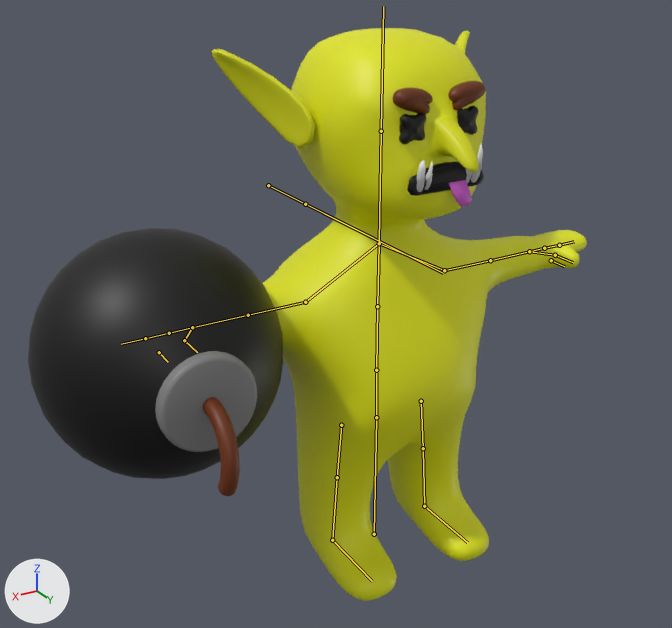
The glTF model Assets/Goblins/BombGoblin.glb: old version first, new version second.
The view is the same before and after, from a 50 mm lens placed at (0.872, 1.302, 1.157), pointed at (0.146, 0.092, 0.552). Lighting does not change. The marker at lower left points along +X, +Y and +Z. The bones that bend it are drawn over the model as lines.

Names of what the first picture shows: 'AngryEyebrows.Object', 'Bomb.Object', 'DeathEyes.Object', 'DeathMouth.Object', 'Eyes.Object', 'GoblinEars.Object', 'GoblinTemplate.Object', 'NeutralEyebrows.Object', 'NeutralMouth.Object'.
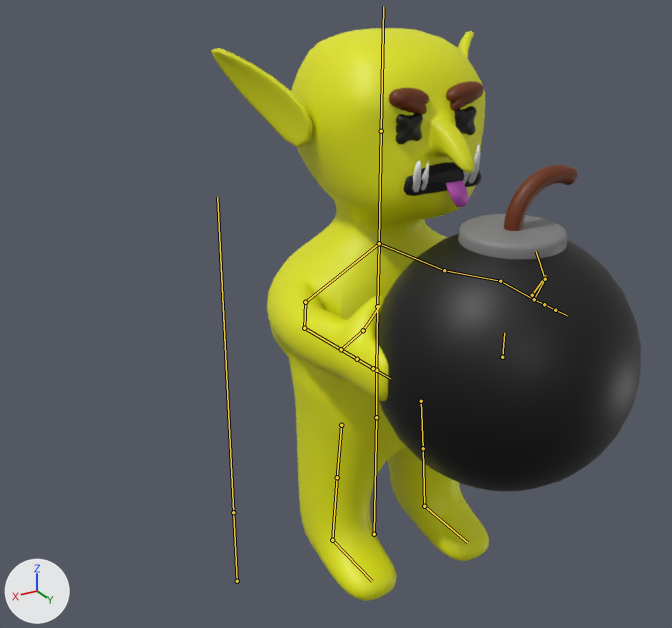
Commit message: bomb goblin fix

The newer file adds an action. The first version stands in its rest pose; the second is drawn at frame 10 of the action 'GoblinBomberIdle'.

Location of each change, [x1, y1, x2, y2] in pixels of the pictures (672 x 628 px):
'Bomb.Object', posed (22% taller)
    before: [28, 228, 283, 496]
    after: [376, 165, 641, 492]
'GoblinTemplate.Object', posed (31% narrower)
    before: [263, 28, 587, 601]
    after: [267, 28, 489, 601]
'GoblinEars.Object', posed
    before: [211, 30, 470, 148]
    after: [211, 31, 474, 148]
'DeathMouth.Object', posed
    before: [407, 158, 484, 207]
    after: [446, 181, 469, 207]
'DeathEyes.Object', posed
    before: [399, 106, 478, 144]
    after: [396, 106, 477, 144]
'NeutralEyebrows.Object', posed
    before: [393, 81, 485, 106]
    after: [389, 81, 483, 107]
'NeutralMouth.Object', posed
    before: [409, 143, 483, 188]
    after: [405, 143, 480, 189]
'AngryEyebrows.Object', posed
    before: [393, 81, 485, 114]
    after: [389, 82, 483, 114]
'Eyes.Object', posed
    before: [399, 108, 473, 134]
    after: [396, 109, 471, 135]
bone 'UpperArm.Bone.L', root to tip
    before: (444, 270) to (490, 260)
    after: (444, 270) to (500, 281)
bone 'LowerArm.Bone.L', root to tip
    before: (490, 260) to (529, 251)
    after: (500, 281) to (534, 299)
bone 'UpperHand.Bone.L', root to tip
    before: (529, 251) to (544, 248)
    after: (534, 299) to (544, 304)
bone 'UpperThumb.Bone.L', root to tip
    before: (529, 251) to (555, 255)
    after: (534, 299) to (545, 279)
bone 'LowerThumb.Bone.L', root to tip
    before: (555, 255) to (573, 262)
    after: (545, 279) to (536, 251)
bone 'UpperArm.Bone.R', root to tip
    before: (305, 302) to (248, 315)
    after: (305, 302) to (304, 328)
bone 'LowerArm.Bone.R', root to tip
    before: (248, 315) to (192, 327)
    after: (304, 328) to (341, 349)
bone 'Weapon.Bone.R', root to tip
    before: (159, 352) to (168, 362)
    after: (502, 357) to (504, 333)
bone 'UpperThumb.Bone.R', root to tip
    before: (192, 327) to (184, 340)
    after: (341, 349) to (363, 330)
bone 'LowerThumb.Bone.R', root to tip
    before: (184, 340) to (197, 352)
    after: (363, 330) to (380, 305)

The change in detail:
Bone 'UpperArm.Bone.L' (bone_upperarm_bone_l) turns from (0, 0, 0) to (68, -21, -41) degrees about its own x, y and z.
Bone 'LowerArm.Bone.L' (bone_lowerarm_bone_l) turns from (0, 0, 0) to (30, -35, -45) degrees about its own x, y and z.
Bone 'UpperHand.Bone.L' (bone_upperhand_bone_l) turns from (0, 0, 0) to (12, -38, -19) degrees about its own x, y and z.
Bone 'UpperThumb.Bone.L' (bone_upperthumb_bone_l) turns from (0, 0, 0) to (0, 0, -25) degrees about its own x, y and z.
Bone 'LowerThumb.Bone.L' (bone_lowerthumb_bone_l) turns from (0, 0, 0) to (0, 0, -35) degrees about its own x, y and z.
Bone 'UpperArm.Bone.R' (bone_upperarm_bone_r) turns from (0, 0, 0) to (68, 21, 41) degrees about its own x, y and z.
Bone 'LowerArm.Bone.R' (bone_lowerarm_bone_r) turns from (0, 0, 0) to (30, 35, 45) degrees about its own x, y and z.
Bone 'Weapon.Bone.R' (bone_weapon_bone_r) moves from (0.0, 0.0, 0.0) to (-0.153, 0.0, -0.105).
Bone 'UpperThumb.Bone.R' (bone_upperthumb_bone_r) turns from (0, 0, 0) to (0, 0, 25) degrees about its own x, y and z.
Bone 'LowerThumb.Bone.R' (bone_lowerthumb_bone_r) turns from (0, 0, 0) to (0, 0, 35) degrees about its own x, y and z.
